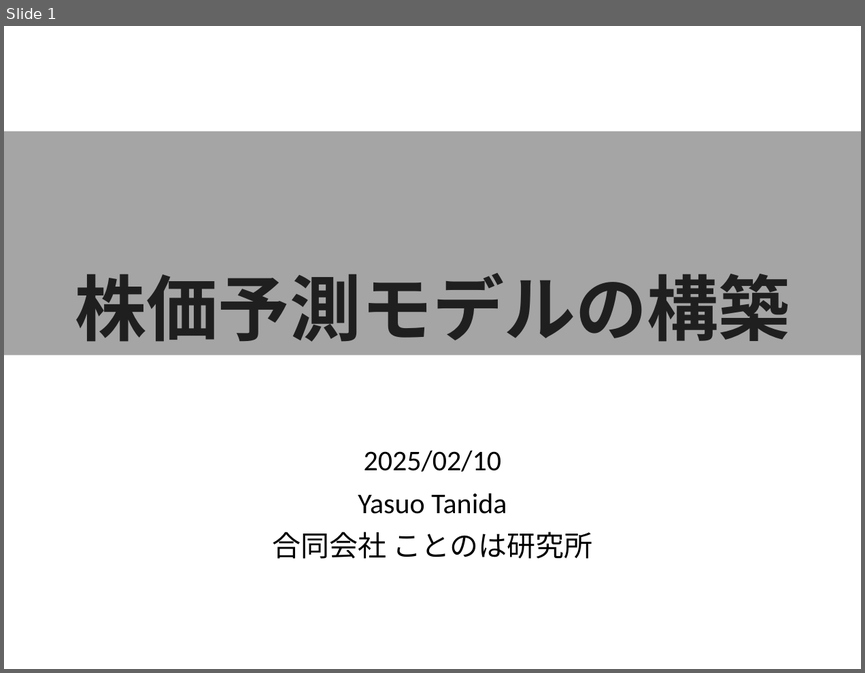
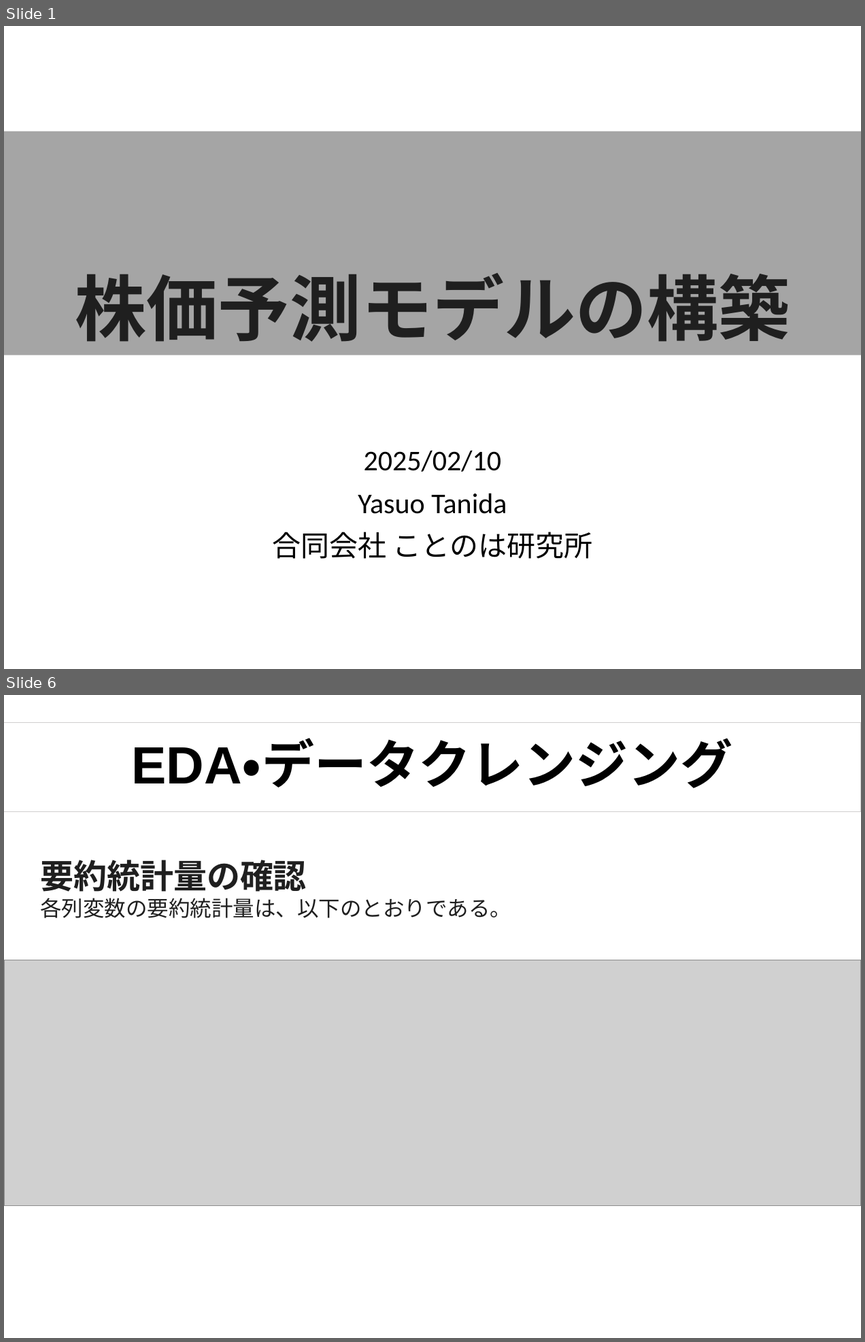
Before and after one commit to tanidayasuo/study-stock-price, a slide deck: 株価予測モデルの構築.pptx. Shown one above the other, each under a label of ours: slide 1 before the commit, slides 1 and 6 after it; the slides between them are not shown. The pictures are 865x673 and 865x1342 pixels, drawn with LibreOffice and Linux fonts; fonts in the diff are those of the drawing; grey boxes stand for pictures. Boxes give left, top, right and bottom in pixels: in the first picture for what was removed or moved away, otherwise in the second. Text is boxed around its words. In the diff, an @@ line names an element or a change of style, - is before the commit and + after.

```diff
--- a/株価予測モデルの構築.pptx
+++ b/株価予測モデルの構築.pptx
@@ slide 6 added at (4,695,861,1338), background #FFFFFF @@
@@ rectangle added at (4,722,861,811), outline #D0CECE 0.75 pt, 44 pt, text #000000, bold @@
+EDA・データクレンジング
@@ text added at (40,860,511,918), 18 pt, text #1F1F1F @@
+要約統計量の確認
+各列変数の要約統計量は、以下のとおりである。
@@ picture added at (4,960,861,1206) @@
```
Also in this commit, not shown: 30 other slides added.
